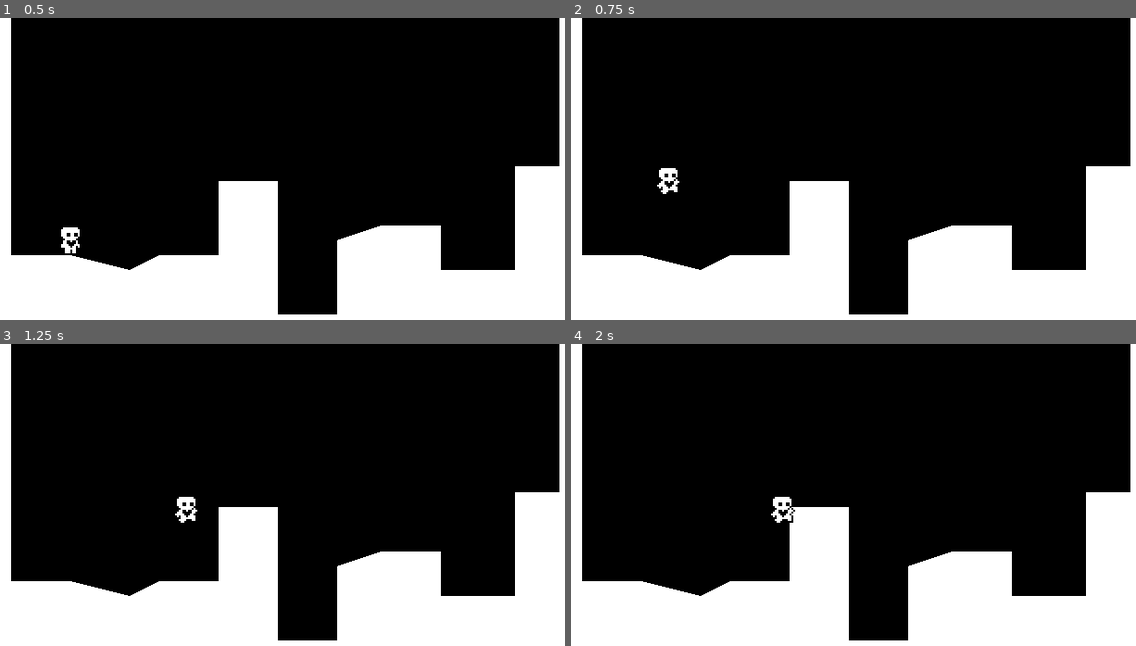
Above: before the commit, frames 1-4 (two rows, left to right).
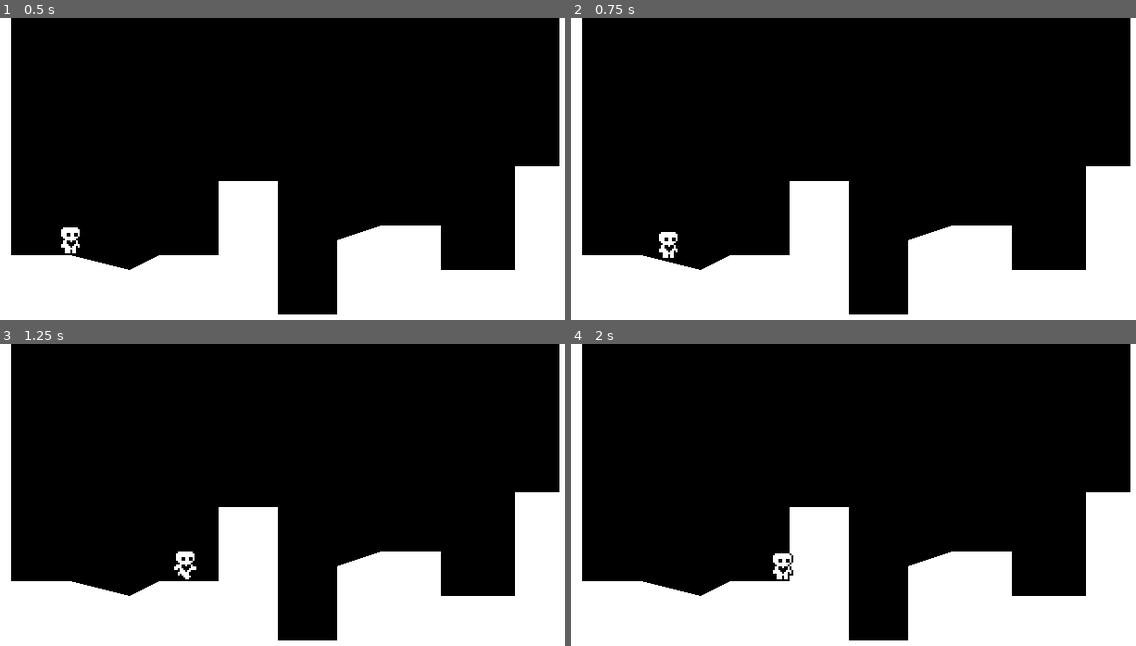
Above: after the commit, the same moments.

Repository: El-NyaX3M/Tutoriales_Godot_HeartBeast
Game: Godot game, scene res://world.tscn
Two runs of this game, one before a commit and one after it. Both use one fixed random seed, a clock stepped at 60 frames per second and the inputs below.
Inputs:
- Up to frame 1 (0.5 s): no input
- Up to frame 2 (0.75 s): tap Enter (ui_accept) at 0.5, 0.6 s; hold Right (ui_right) from 0.53 s (still down)
- Up to frame 3 (1.25 s): keep holding Right (ui_right); tap Enter (ui_accept) at 0.77, 1.07 s
- Up to frame 4 (2 s): keep holding Right (ui_right); tap Enter (ui_accept) at 1.35, 1.52, 1.82 s

Frame 1 is identical in both runs. In frame 2, 0.4% of the frame differs, in the area x 15-20%, y 49-80%; in frame 3, 0.4%; in frame 4, 0.4%, in the area x 35-40%, y 50-78%.

Commit message:
P3. Player Movement data (Custom Resources)

Diff:
--- /dev/null
+++ b/Heart-Platformer-Godot-4/DefaultMovementData.tres
@@ -0,0 +1,10 @@
+[gd_resource type="Resource" script_class="PlayerMovementData" load_steps=2 format=3 uid="uid://dqygn8lenb0qd"]
+
+[ext_resource type="Script" path="res://PlayerMovementData.gd" id="1_iakay"]
+
+[resource]
+script = ExtResource("1_iakay")
+speed = 100.0
+acceleration = 800.0
+friction = 1000.0
+jump_velocity = -300.0
--- /dev/null
+++ b/Heart-Platformer-Godot-4/FastMovementData.tres
@@ -0,0 +1,12 @@
+[gd_resource type="Resource" script_class="PlayerMovementData" load_steps=2 format=3 uid="uid://chhf3wdb2ewxo"]
+
+[ext_resource type="Script" path="res://PlayerMovementData.gd" id="1_a8tfa"]
+
+[resource]
+script = ExtResource("1_a8tfa")
+speed = 150.0
+acceleration = 1000.0
+friction = 800.0
+jump_velocity = -300.0
+gravity_scale = 1.0
+air_friction = 200.0
--- /dev/null
+++ b/Heart-Platformer-Godot-4/PlayerMovementData.gd
@@ -0,0 +1,11 @@
+#aquí se define el nombre del nuevo objeto, siendo que ahora puede ser reusado en otras cosas con las mismas
+#propiedades mencionadas abajo.
+class_name PlayerMovementData
+extends Resource
+
+@export var speed = 100.0
+@export var acceleration = 800.0
+@export var friction = 1000.0
+@export var jump_velocity = -300.0
+@export var gravity_scale = 1.0
+@export var air_friction = 300.0
--- /dev/null
+++ b/Heart-Platformer-Godot-4/SlowMovementData.tres
@@ -0,0 +1,11 @@
+[gd_resource type="Resource" script_class="PlayerMovementData" load_steps=2 format=3 uid="uid://vphiloa2ka8v"]
+
+[ext_resource type="Script" path="res://PlayerMovementData.gd" id="1_h8s4v"]
+
+[resource]
+script = ExtResource("1_h8s4v")
+speed = 50.0
+acceleration = 1500.0
+friction = 2000.0
+jump_velocity = -250.0
+gravity_scale = 0.5
--- a/Heart-Platformer-Godot-4/player.gd
+++ b/Heart-Platformer-Godot-4/player.gd
@@ -1,10 +1,9 @@
 extends CharacterBody2D
 
+#se mueven las variables a un nuevo recurso para tomarlo como objeto
+#luego se crea una variable que pueda obtener esos datos y siendo de tipó del nuevo recurso
+@export var movement_data : PlayerMovementData
 
-const SPEED = 100.0
-const ACCELERATION = 800.0
-const FRICTION = 1000.0
-const JUMP_VELOCITY = -300.0
 
 # Get the gravity from the project settings to be synced with RigidBody nodes.
 #Se obtiene el valor de la gravedad por medio de una llamada de los settings de godot.
@@ -21,17 +20,17 @@
 	#is_on_floor valida que hayan nodos estáticos en el lado opuesto a la propiedad Up Direction
 	#en este caso, Up Direction tiene valor 0,-1 (arriba) asi que el suelo debe estar en 0,1 (abajo)
 	if not is_on_floor():
-		velocity.y += gravity * delta
+		velocity.y += gravity * movement_data.gravity_scale * delta
 
 	# Handle Jump.
 	#Input hace referencia a lo que se ingrese por medio del teclado
 	#Se valida si se presiona la barra espaciadora y si se está en el suelo.
 	if is_on_floor() or coyote_jump_timer.time_left > 0.0:
-		if Input.is_action_just_pressed("ui_accept"):
-			velocity.y = JUMP_VELOCITY
+		if Input.is_action_just_pressed("ui_up"):
+			velocity.y = movement_data.jump_velocity
 	else:
-		if Input.is_action_just_released("ui_accept") and velocity.y < JUMP_VELOCITY / 2:
-			velocity.y = JUMP_VELOCITY / 2
+		if Input.is_action_just_released("ui_up") and velocity.y < movement_data.jump_velocity / 2:
+			velocity.y = movement_data.jump_velocity / 2
 
 	# Get the input direction and handle the movement/deceleration.
 	# As good practice, you should replace UI actions with custom gameplay actions.
@@ -46,10 +45,16 @@
 		#velocity.x = direction * SPEED
 		#move_toward hace que el objeto se mueva, ingresando su posición inicial, su velocidad final y
 		#el cambio de velocidad respecto a delta
-		velocity.x = move_toward(velocity.x, SPEED * direction, delta * ACCELERATION)
+		velocity.x = move_toward(velocity.x, movement_data.speed * direction, delta * movement_data.acceleration)
 	else:
 		#velocity.x = 0
-		velocity.x = move_toward(velocity.x, 0, FRICTION * delta)
+		if is_on_floor():
+			velocity.x = move_toward(velocity.x, 0, movement_data.friction * delta)
+		else:
+			velocity.x = move_toward(velocity.x, 0, movement_data.air_friction * delta)
+
+	#if Input.is_action_just_pressed("ui_accept"):
+		#movement_data = load("res://FastMovementData.tres")
 
 	update_animations(direction)
 
--- a/Heart-Platformer-Godot-4/player.tscn
+++ b/Heart-Platformer-Godot-4/player.tscn
@@ -1,7 +1,8 @@
-[gd_scene load_steps=13 format=3 uid="uid://i6remxasjdhw"]
+[gd_scene load_steps=14 format=3 uid="uid://i6remxasjdhw"]
 
 [ext_resource type="Script" path="res://player.gd" id="1_ncsy1"]
 [ext_resource type="Texture2D" uid="uid://db34qqr0dkden" path="res://player.png" id="2_bu23t"]
+[ext_resource type="Resource" uid="uid://dqygn8lenb0qd" path="res://DefaultMovementData.tres" id="2_m2of1"]
 
 [sub_resource type="AtlasTexture" id="AtlasTexture_n5dl7"]
 atlas = ExtResource("2_bu23t")
@@ -82,8 +83,9 @@
 
 [node name="Player" type="CharacterBody2D"]
 floor_constant_speed = true
-floor_snap_length = 2.0
+floor_snap_length = 10.0
 script = ExtResource("1_ncsy1")
+movement_data = ExtResource("2_m2of1")
 
 [node name="AnimatedSprite2D" type="AnimatedSprite2D" parent="."]
 position = Vector2(0, -1)
